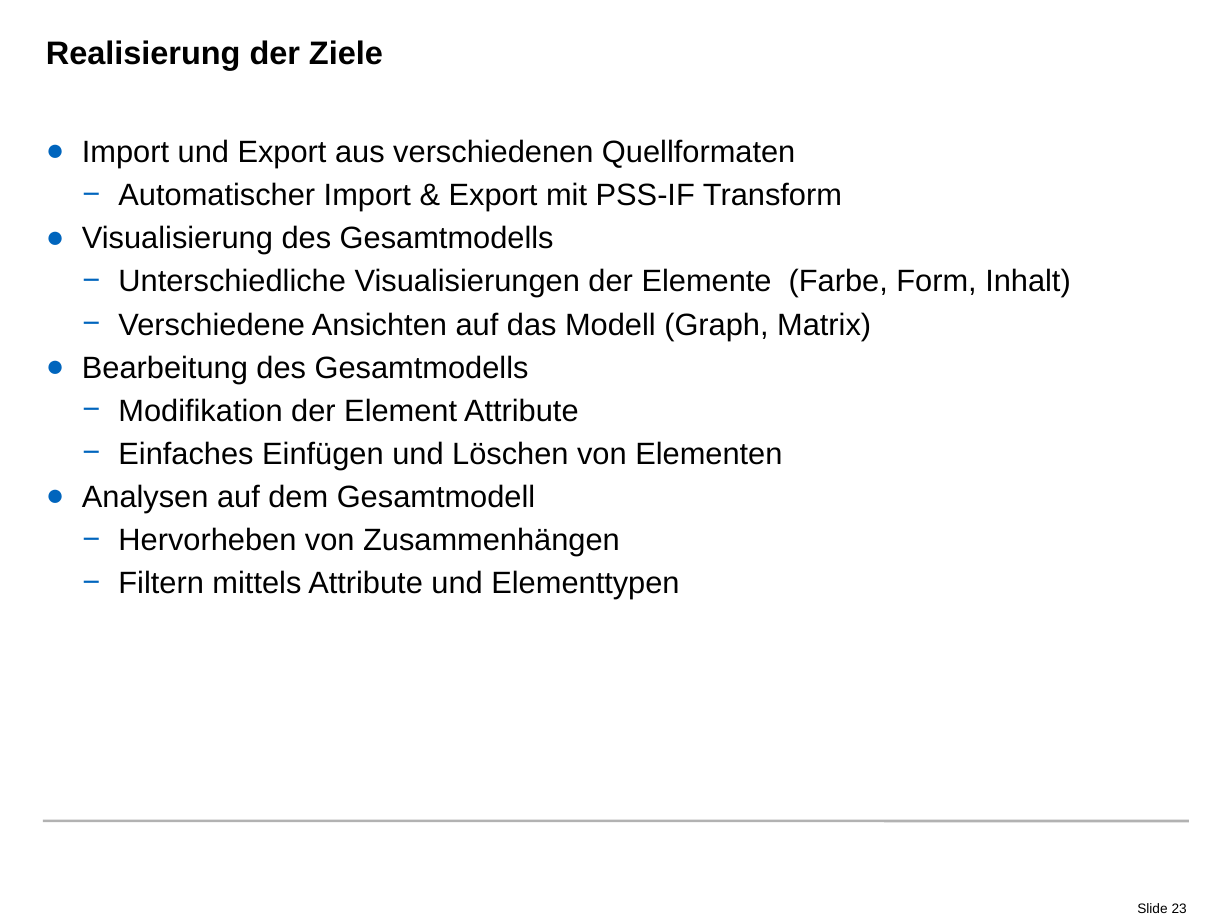
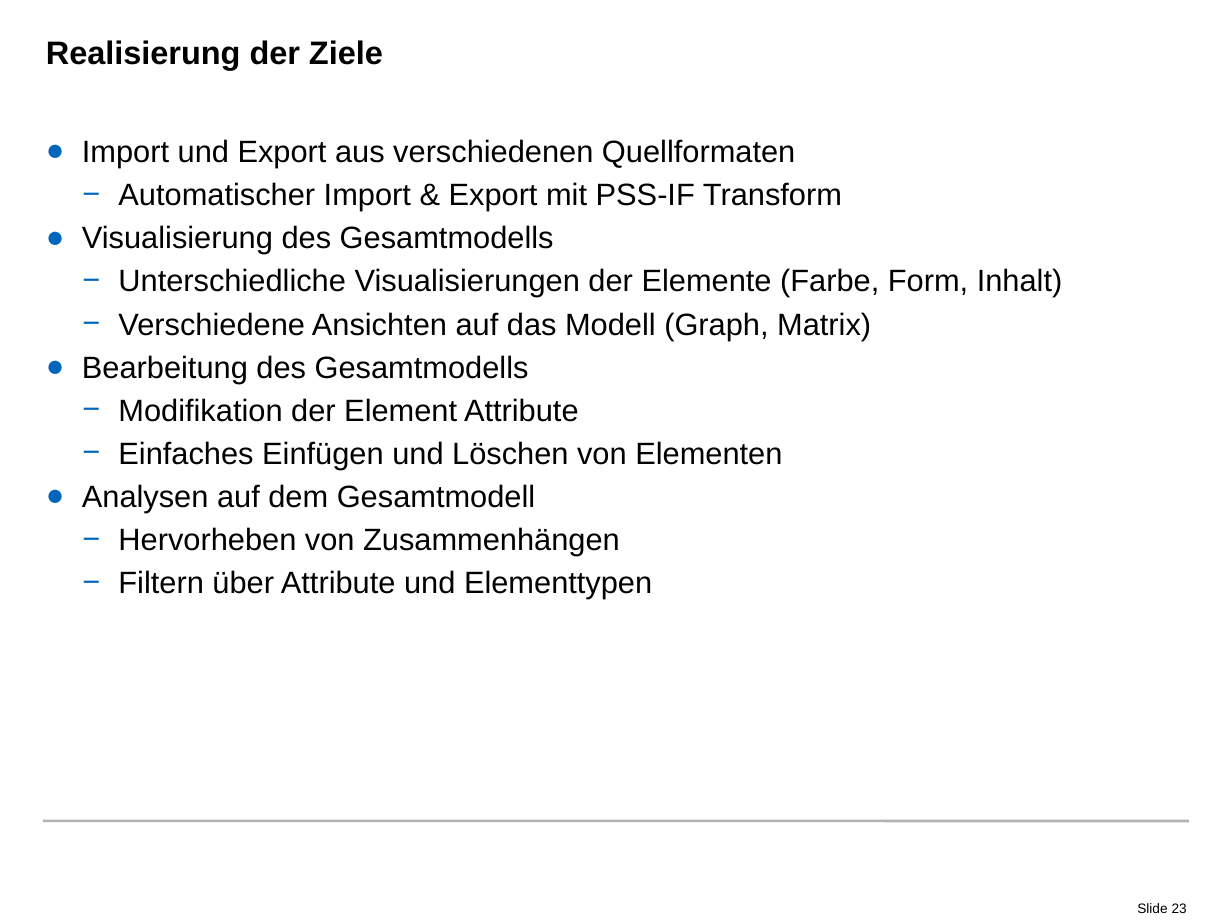
Before and after one commit to radke-tum/idp, a slide deck: slide 23 of pssif/doc/PSSIF.pptx. Drawn at 1232x924 pixels with LibreOffice and Linux fonts; fonts in the diff are those of the drawing; background and template pictures are left out. Boxes give left, top, right and bottom in pixels: in the first picture for what was removed or moved away, otherwise in the second. Text is boxed around its words. In the diff, an @@ line names an element or a change of style, - is before the commit and + after.

```diff
--- a/pssif/doc/PSSIF.pptx
+++ b/pssif/doc/PSSIF.pptx
@@ text at (118, 570, 652, 599): text changed @@
-  − Filtern mittels Attribute und Elementtypen
+  − Filtern über Attribute und Elementtypen
```
Also in this commit, not shown: 6 other slides changed.
